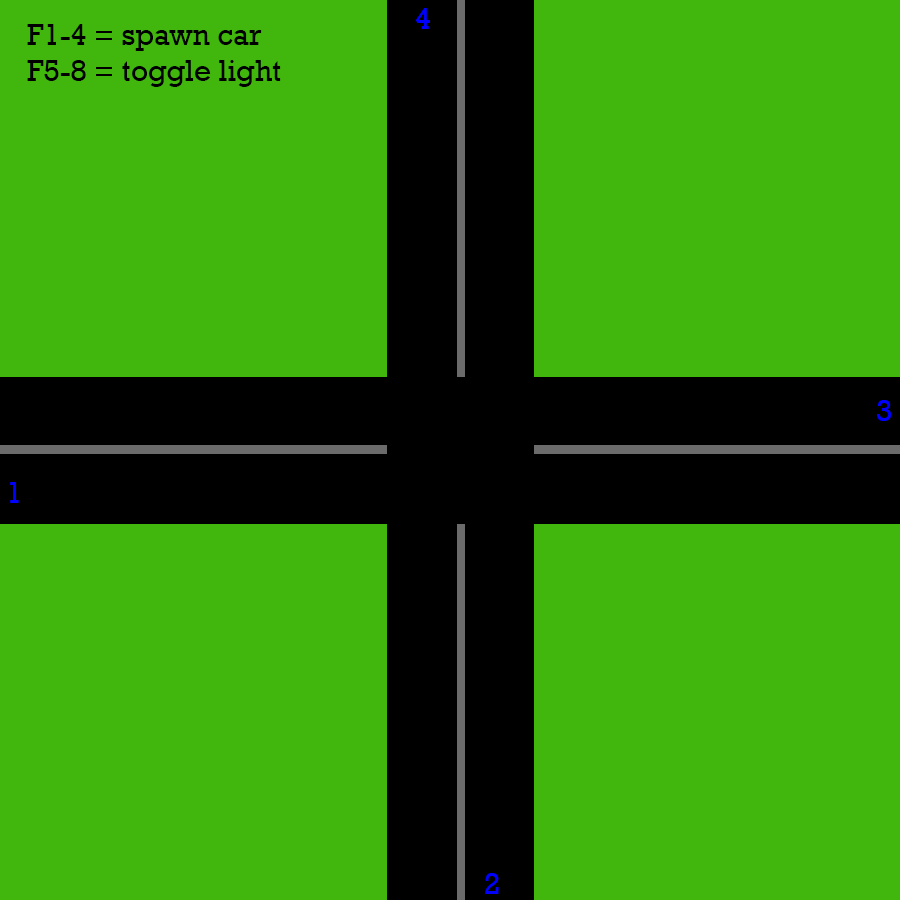
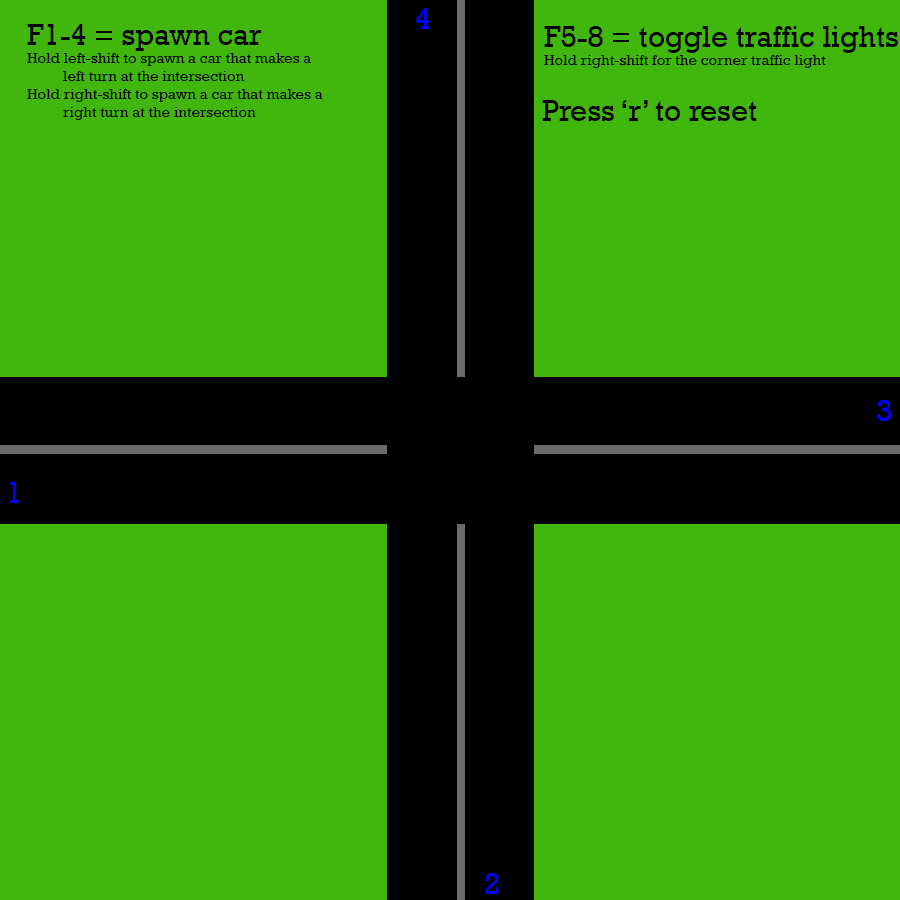
Comparing the layer stacks of the two 900x900 images. Changes:
added layer "Press ‘r’ to reset" above "F5-8 = toggle traffic lights Hold right-shift for the corner tr" over [left=542, top=100, right=757, bottom=121]
added layer "F5-8 = toggle traffic lights Hold right-shift for the corner tr" above "F1-4 = spawn car Hold left-shift to spawn a car that makes a" over [left=544, top=26, right=898, bottom=68]
renamed "F1-4 = spawn car F5-8 = toggle light" to "F1-4 = spawn car Hold left-shift to spawn a car that makes a", painted on it over [left=27, top=53, right=323, bottom=120]
